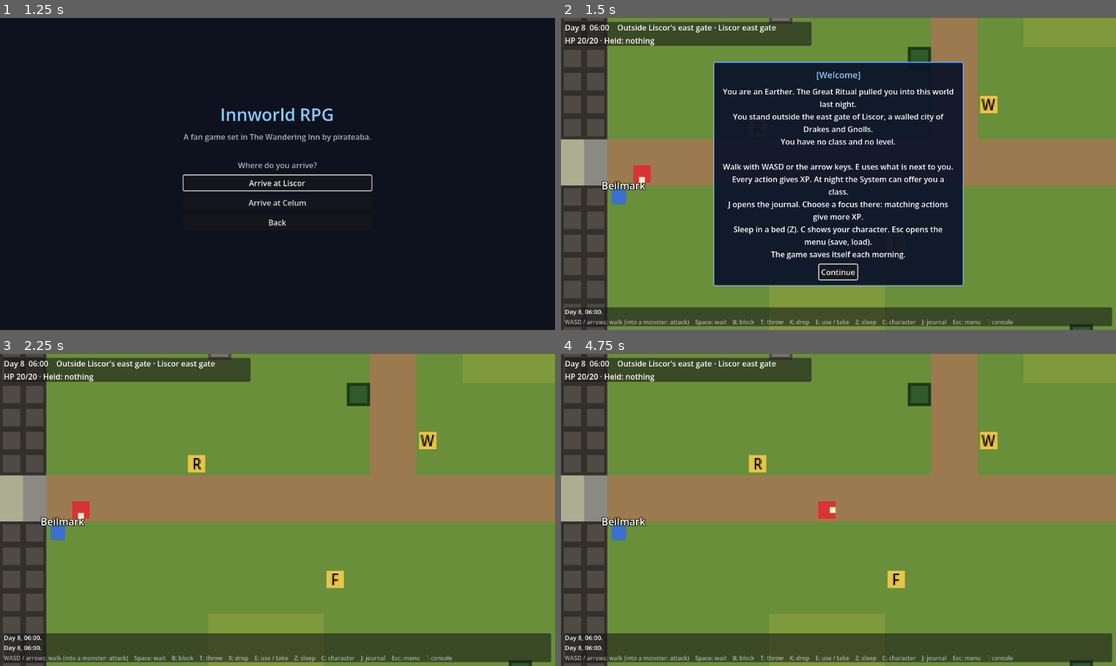
Above: before the commit, frames 1-4 (two rows, left to right).
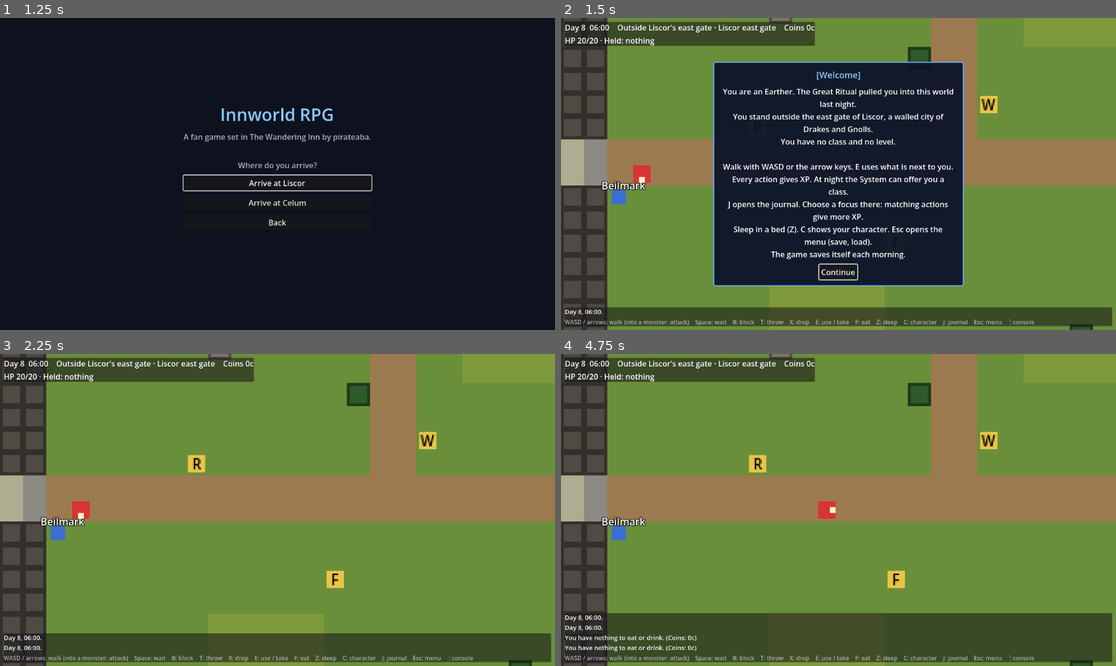
Above: after the commit, the same moments.

Repository: Daddy-Ousen/innworld-rpg
Game: Godot game, scene res://ui/title_menu.tscn
Two runs of this game, one before a commit and one after it. Both use one fixed random seed, a clock stepped at 60 frames per second and the inputs below.
Inputs (mouse positions are in pixels of both pictures, inside the frame that each line leads up to):
- Up to frame 1 (1.25 s): click "New game" at 0.5 s
- Up to frame 2 (1.5 s): click "Arrive at Liscor" at 1.25 s
- Up to frame 3 (2.25 s): click "Continue" at 2 s
- Up to frame 4 (4.75 s): tap Enter at 2.75 s; move the mouse to (960, 494) at 2.77 s; hold D 2.78-3.5 s; tap F at 2.85, 4.55 s; click (960, 494) at 2.92 s; tap Space at 3.02, 4.25 s; drag from (727, 525) to (810, 572) at 3.52 s; move the mouse to (894, 441) at 4.27 s; hold D from 4.28 s (still down); hold Shift from 4.28 s (still down)

Frame 1 is identical in both runs. In frame 2, 0.4% of the frame differs, in the area x 40-86%, y 1-99%; in frame 3, 0.4%; in frame 4, 7.0%, in the area x 0-100%, y 1-99%.

Commit message:
feat(ui): trade, bag, ride and room menus
Use menu lists shop trades, wagon rides and paid rooms; F opens the bag;
HUD shows coins and Hungry; console bag/buy/sell/eat/ride/give and
sleep [bed|*].

Diff:
--- a/game/tests/unit_console.gd
+++ b/game/tests/unit_console.gd
@@ -54,7 +54,7 @@
 		c.execute("do serve_guests x2 guests=12")
 		c.execute("do clean_room location=wandering_inn")
 		c.execute("do talk_with_guest location=wandering_inn")
-		assert_string_contains(_text(c.execute("sleep")), "Day %d" % next)
+		assert_string_contains(_text(c.execute("sleep *")), "Day %d" % next)
 		status = _text(c.execute("status"))
 		if status.contains("Offer: [Innkeeper]"):
 			break
--- a/game/ui/character_sheet.gd
+++ b/game/ui/character_sheet.gd
@@ -1,4 +1,4 @@
-## Read-only character sheet (C key): HP, held item, stats, classes,
+## Read-only character sheet (C key): HP, held item, coins and bag (M8.6), stats, classes,
 ## levels, skills, focus, open offers. `lines` is static and headless, so tests can check it.
 ## Presentation only.
 class_name CharacterSheet
@@ -36,6 +36,13 @@
 		"Race: %s. Total level: %d." % [gs.race.capitalize(), p.total_level()],
 		Hud.health(gs, db),
 	]
+	if Economy.on(db):
+		out.append(Hud.purse(gs, db))
+		var bag := gs.economy.goods().map(func(g: String) -> String:
+			return "%s x%d" % [db.economy.goods[g]["name"], gs.economy.count(g)])
+		out.append("Bag: %s" % (", ".join(bag) if not bag.is_empty() else "empty"))
+		if not Economy.is_fed(gs):
+			out.append("You have not eaten today.")
 	var stats := Stats.of(gs, db)
 	out.append("Stats: %s" % ", ".join(stats.keys().map(func(s: String) -> String:
 		return "%s %d" % [s.capitalize(), int(stats[s])])))
--- a/game/ui/console_commands.gd
+++ b/game/ui/console_commands.gd
@@ -28,7 +28,13 @@
 	"  knockout                           be knocked out now: the night, then the safe place (debug)",
 	"  wait <minutes>                     stand still while the world goes on",
 	"  npcs                               where every NPC is and what they do (debug)",
-	"  sleep                              end the day (night pipeline)",
+	"  sleep [bed | *]                    end the day where you stand (indoors or a camp),",
+	"                                     in a bed next to you, or anywhere (*, debug)",
+	"  bag                                coins, goods, hunger",
+	"  buy <object> <good> / sell <object> <good>   trade at a nearby shop",
+	"  eat <good>                         eat or drink a good from the bag",
+	"  ride <object>                      take a nearby paid ride (a wagon)",
+	"  give <copper> [good] [n]           add coins and goods (debug)",
 	"  status                             day, time, classes, skills, offers",
 	"  accept <class> / decline <class>   answer a class offer",
 	"  focus <tag ...> / focus clear      journal focus (conviction bonus)",
@@ -67,7 +73,31 @@
 		"do":
 			out = _do(args)
 		"sleep":
-			out = _night(Commands.sleep(gs, db))
+			out = _night(Commands.sleep(gs, db, args[0] if not args.is_empty() else ""))
+		"bag":
+			out = _bag()
+		"buy", "sell":
+			if args.size() < 2:
+				out.append("Usage: %s <object> <good>." % parts[0])
+			else:
+				var r := Commands.buy(gs, db, args[0], args[1]) if parts[0] == "buy" \
+						else Commands.sell(gs, db, args[0], args[1])
+				out = _combat(r["error"])
+		"eat":
+			out = _need_arg(args, "eat <good>")
+			if out.is_empty():
+				out = _combat(Commands.use_good(gs, db, args[0]))
+		"ride":
+			out = _need_arg(args, "ride <object>")
+			if out.is_empty():
+				out = _combat(Commands.ride(gs, db, args[0]))
+				out.append_array(_where())
+		"give":
+			out = _need_arg(args, "give <copper> [good] [n]")
+			if out.is_empty():
+				var n := int(args[2]) if args.size() > 2 else 1
+				var err := Commands.give(gs, db, int(args[0]), args[1] if args.size() > 1 else "", n)
+				out.append(err if err != "" else "Coins %s." % Economy.format(db, gs.economy.coins))
 		"where":
 			out = _where()
 		"look":
@@ -251,6 +281,12 @@
 	for o: Dictionary in options:
 		var actions: Array = (o["actions"] as Array) + ([Interact.SLEEP] if o["sleep"] else []) \
 				+ ([Interact.TAKE] if o["item"] != "" else [])
+		if int(o.get("price", 0)) > 0:
+			actions.append("(room %s)" % Economy.format(db, int(o["price"])))
+		for t: Dictionary in o.get("trades", []):
+			actions.append("%s %s %s" % [t["kind"], t["good"], Economy.format(db, int(t["price"]))])
+		if not (o.get("ride", {}) as Dictionary).is_empty():
+			actions.append("ride to %s %s" % [o["ride"]["to"], Economy.format(db, int(o["ride"]["price"]))])
 		out.append("  %s (%s): %s" % [o["name"], o["id"], ", ".join(actions)])
 	if options.is_empty():
 		out.append("  Nothing to use here.")
@@ -303,7 +339,7 @@
 		out.append("Usage: use <object> <action>. Type look.")
 		return out
 	if args[1] == Interact.SLEEP and Interact.can_sleep(gs, db, args[0]):
-		return _night(Commands.sleep(gs, db))
+		return _night(Commands.sleep(gs, db, args[0]))
 	if args[1] == Interact.TAKE:
 		return _combat(Commands.take(gs, db, args[0]))
 	var r := Commands.interact(gs, db, args[0], args[1])
@@ -359,6 +395,18 @@
 
 
 ## After a combat command: its error, or its combat text (and a knock-out).
+func _bag() -> Array[String]:
+	var out: Array[String] = ["Coins %s.%s" % [Economy.format(db, gs.economy.coins),
+			"" if Economy.is_fed(gs) else " Not fed today."]]
+	if gs.economy.hunger > 0:
+		out.append("Hungry nights: %d (max HP x%.1f)." % [gs.economy.hunger, Economy.hp_mult(gs, db)])
+	for g in gs.economy.goods():
+		out.append("  %-16s x%d" % [g, gs.economy.count(g)])
+	if gs.economy.bag.is_empty():
+		out.append("  The bag is empty.")
+	return out
+
+
 func _combat(err: String) -> Array[String]:
 	if err != "":
 		var out: Array[String] = [err]
--- a/game/ui/hud.gd
+++ b/game/ui/hud.gd
@@ -25,6 +25,9 @@
 		place = "%s · %s" % [db.maps.areas[gs.player.area]["name"],
 				db.canon.locations.get(loc, {}).get("name", loc)]
 	_status.text = "Day %d  %s    %s" % [gs.clock.day(), gs.clock.time_string(), place]
+	var p := purse(gs, db)
+	if p != "":
+		_status.text += "    " + p
 	_health.text = health(gs, db)
 	if is_low(gs, db):
 		_health.add_theme_color_override("font_color", WARN_COLOR)
@@ -53,6 +56,17 @@
 	return out
 
 
+## "Coins 1s 4c" (M8.6), plus " · Hungry" after a hungry night; "" with no
+## economy rules (toy dbs).
+static func purse(gs: GameState, db: DataDb) -> String:
+	if not Economy.on(db):
+		return ""
+	var out := "Coins %s" % Economy.format(db, gs.economy.coins)
+	if gs.economy.hunger > 0:
+		out += " · Hungry"
+	return out
+
+
 ## True at or below LOW_HP of max HP.
 static func is_low(gs: GameState, db: DataDb) -> bool:
 	return Combat.hp(gs, db) <= Stats.max_hp(gs, db) * LOW_HP
--- a/game/ui/hud.tscn
+++ b/game/ui/hud.tscn
@@ -66,4 +66,4 @@
 layout_mode = 2
 theme_override_colors/font_color = Color(0.7, 0.7, 0.7, 1)
 theme_override_font_sizes/font_size = 12
-text = "WASD / arrows: walk (into a monster: attack)    Space: wait    B: block    T: throw    X: drop    E: use / take    Z: sleep    C: character    J: journal    Esc: menu    `: console"
+text = "WASD / arrows: walk (into a monster: attack)    Space: wait    B: block    T: throw    X: drop    E: use / take    F: eat    Z: sleep    C: character    J: journal    Esc: menu    `: console"
--- a/game/ui/interact_menu.gd
+++ b/game/ui/interact_menu.gd
@@ -1,7 +1,10 @@
 ## The "use" menu: one entry per nearby object action, plus "Sleep" for a
-## bed (Interact.SLEEP) and "Take <item>" for an object with an item
-## (Interact.TAKE). Enter or a double click picks one; Escape closes.
-## Presentation only.
+## bed (Interact.SLEEP; "Rent a room" for a paid one) and "Take <item>" for
+## an object with an item (Interact.TAKE). A shop lists its trades instead
+## of the bare buy and sell actions (Interact.BUY / SELL + good), a wagon
+## its ride (Interact.RIDE). open_bag lists the goods in the bag
+## (Interact.USE_GOOD + good). Enter or a double click picks one; Escape
+## closes. Presentation only.
 class_name InteractMenu
 extends PanelContainer
 
@@ -19,17 +22,50 @@
 func open(options: Array[Dictionary], db: DataDb) -> bool:
 	_items.clear()
 	for o: Dictionary in options:
+		var trades: Array = o.get("trades", [])
+		for t: Dictionary in trades:
+			var i := _items.add_item("%s — %s %s (%s)" % [o["name"],
+					"Buy" if t["kind"] == Economy.BUY else "Sell", t["name"], Economy.format(db, int(t["price"]))])
+			_items.set_item_metadata(i, [o["id"], (Interact.BUY if t["kind"] == Economy.BUY
+					else Interact.SELL) + String(t["good"])])
+		if not (o.get("ride", {}) as Dictionary).is_empty():
+			var r: Dictionary = o["ride"]
+			@warning_ignore("integer_division")
+			var i := _items.add_item("%s — Ride to %s (%s, %d h)" % [o["name"], db.maps.areas[r["to"]]["name"],
+					Economy.format(db, int(r["price"])), int(r["minutes"]) / 60])
+			_items.set_item_metadata(i, [o["id"], Interact.RIDE])
 		for action_id: String in o["actions"]:
+			if not trades.is_empty() and action_id in [Economy.BUY_ACTION, Economy.SELL_ACTION]:
+				continue
 			var i := _items.add_item("%s — %s (%d min)" % [o["name"], db.actions[action_id]["name"],
 					int(db.actions[action_id]["minutes"])])
 			_items.set_item_metadata(i, [o["id"], action_id])
 		if o["sleep"]:
-			var i := _items.add_item("%s — Sleep (end the day)" % o["name"])
+			var i := _items.add_item(("%s — Sleep (end the day)" % o["name"]) if int(o.get("price", 0)) == 0
+					else "%s — Rent a room and sleep (%s)" % [o["name"], Economy.format(db, int(o["price"]))])
 			_items.set_item_metadata(i, [o["id"], Interact.SLEEP])
 		if o["item"] != "":
 			var i := _items.add_item("%s — Take %s" % [o["name"],
 					db.combat.items.get(o["item"], {}).get("name", o["item"])])
 			_items.set_item_metadata(i, [o["id"], Interact.TAKE])
+	if _items.item_count == 0:
+		return false
+	show()
+	_items.select(0)
+	_items.grab_focus()
+	return true
+
+
+## The bag: one entry per good you can eat or drink. Returns false if none.
+func open_bag(gs: GameState, db: DataDb) -> bool:
+	_items.clear()
+	for g in gs.economy.goods():
+		var use := db.economy.use_of(g)
+		if use not in ["food", "heal"]:
+			continue
+		var i := _items.add_item("%s — %s (%d left)" % [db.economy.goods[g]["name"],
+				"Eat" if use == "food" else "Drink", gs.economy.count(g)])
+		_items.set_item_metadata(i, ["bag", Interact.USE_GOOD + g])
 	if _items.item_count == 0:
 		return false
 	show()
--- a/game/world/main.gd
+++ b/game/world/main.gd
@@ -95,6 +95,8 @@
 			open_use_menu()
 		KEY_Z:
 			sleep()
+		KEY_F:
+			open_bag()
 		KEY_C:
 			sheet.open(Session.gs, Session.db)
 		KEY_J:
@@ -207,9 +209,30 @@
 		hud.add_lines(["There is nothing to use here."])
 
 
+## The bag (F): eat or drink something you carry.
+func open_bag() -> void:
+	if not menu.open_bag(Session.gs, Session.db):
+		hud.add_lines(["You have nothing to eat or drink. (Coins: %s)" % Economy.format(Session.db,
+				Session.gs.economy.coins)])
+
+
 func use(object_id: String, action_id: String) -> void:
+	var gs := Session.gs
+	var db := Session.db
 	if action_id == Interact.SLEEP:
-		sleep()
+		sleep(object_id)
+		return
+	if action_id.begins_with(Interact.BUY) or action_id.begins_with(Interact.SELL):
+		var buying := action_id.begins_with(Interact.BUY)
+		var good := action_id.substr((Interact.BUY if buying else Interact.SELL).length())
+		var r := Commands.buy(gs, db, object_id, good) if buying else Commands.sell(gs, db, object_id, good)
+		_command_error(r["error"])
+		return
+	if action_id.begins_with(Interact.USE_GOOD):
+		_command_error(Commands.use_good(gs, db, action_id.substr(Interact.USE_GOOD.length())))
+		return
+	if action_id == Interact.RIDE:
+		_command_error(Commands.ride(gs, db, object_id))
 		return
 	if action_id == Interact.TAKE:
 		_command_error(Commands.take(Session.gs, Session.db, object_id))
@@ -227,9 +250,10 @@
 
 ## Ends the day (a collapse if the player is past the awake limit, a
 ## knock-out if they are down) and shows the night in the System dialog.
-func sleep() -> void:
-	var night := Commands.sleep(Session.gs, Session.db)
-	if night.is_empty():  # refused: enemies near
+## `bed`: the bed picked in the use menu ("" = where you stand, Z).
+func sleep(bed: String = "") -> void:
+	var night := Commands.sleep(Session.gs, Session.db, bed)
+	if night.is_empty():  # refused: enemies near, outdoors, or no coins for the room
 		hud.add_lines(Session.gs.combat.lines)
 		Session.changed()
 		return
